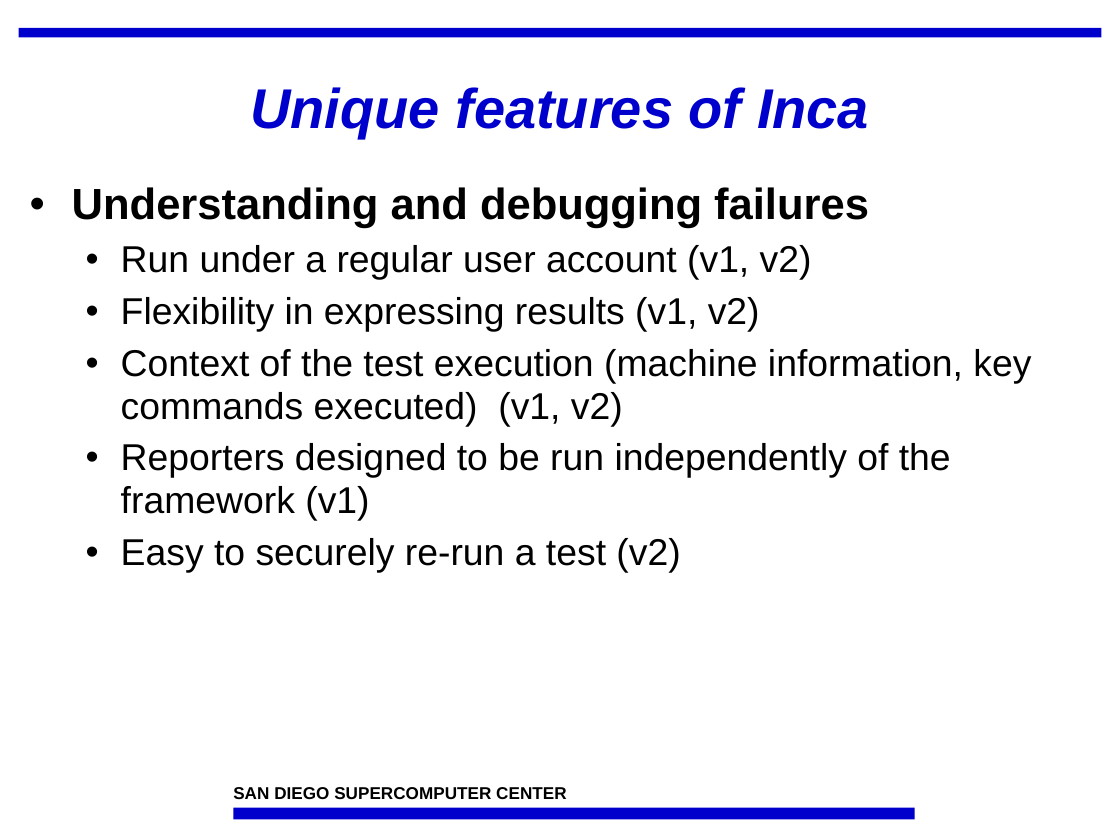
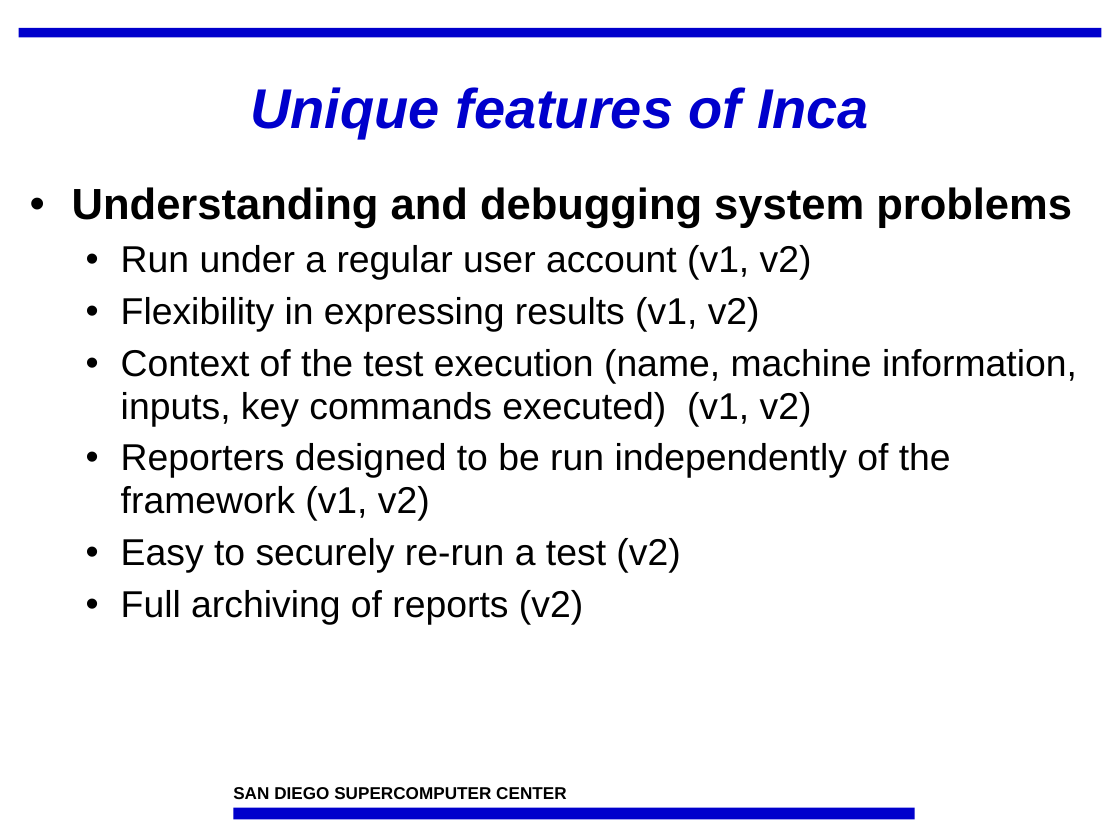
Before and after one commit to IncaProject/inca-xsede, a slide deck: slide 9 of talks/inca_sc05.ppt. Drawn at 1120x840 pixels with LibreOffice and Linux fonts; fonts in the diff are those of the drawing; background and template pictures are left out. Boxes give left, top, right and bottom in pixels: in the first picture for what was removed or moved away, otherwise in the second. Text is boxed around its words. In the diff, an @@ line names an element or a change of style, - is before the commit and + after.

```diff
--- a/talks/inca_sc05.ppt
+++ b/talks/inca_sc05.ppt
@@ text at (72,187,1072,228): text changed @@
-• Understanding and debugging failures
+• Understanding and debugging system problems
@@ text at (121,349,1077,521): text changed @@
-  • Context of the test execution (machine information, key commands executed) (v1, v2)
-  • Reporters designed to be run independently of the framework (v1)
+  • Context of the test execution (name, machine information, inputs, key commands executed) (v1, v2)
+  • Reporters designed to be run independently of the framework (v1, v2)
@@ text at (121,590,583,625): paragraph added @@
+  • Full archiving of reports (v2)
```
Also in this commit, not shown: 15 other slides changed, 8 slides added, 2 slides removed.
